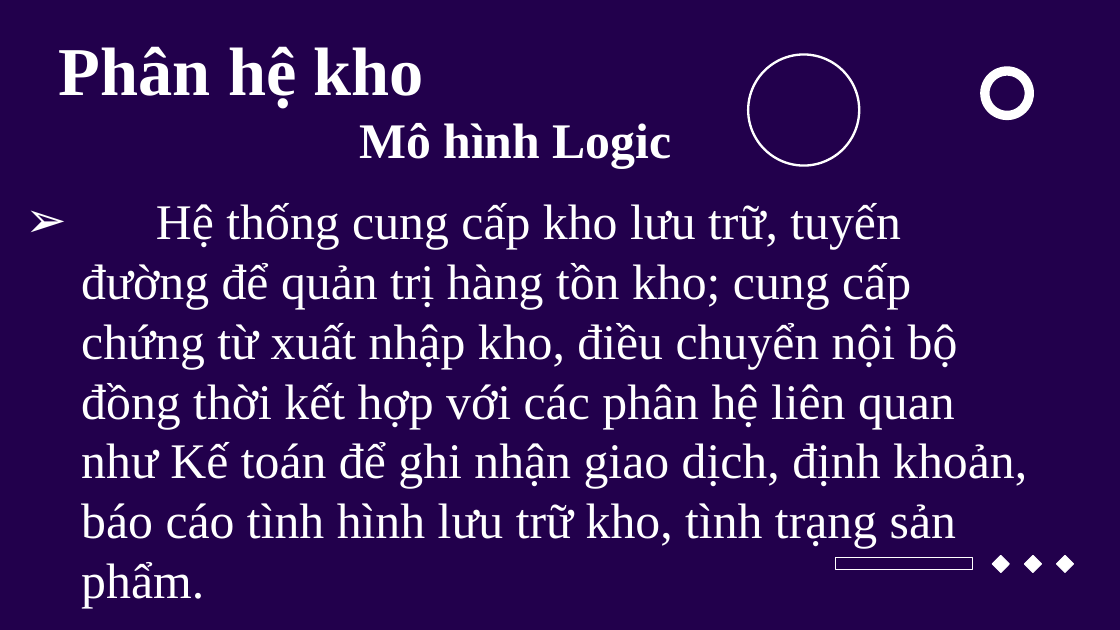
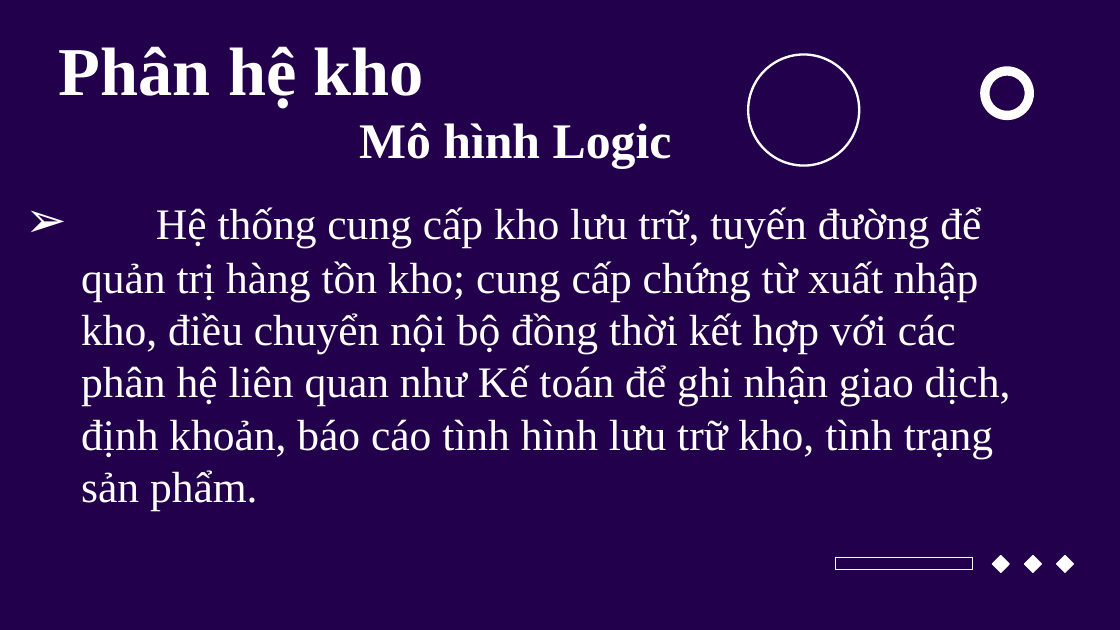
Before and after one commit to manhph81/ERP, a slide deck: slide 11 of 9_ERP đã chỉnh.pptx. Drawn at 1120x630 pixels with LibreOffice and Linux fonts; fonts in the diff are those of the drawing; background and template pictures are left out. Boxes give left, top, right and bottom in pixels: in the first picture for what was removed or moved away, otherwise in the second. Text is boxed around its words. In the diff, an @@ line names an element or a change of style, - is before the commit and + after.

```diff
--- a/9_ERP đã chỉnh.pptx
+++ b/9_ERP đã chỉnh.pptx
@@ subtitle "Hệ thống cung cấp kho ..." at (x1=81, y1=207, x2=1011, y2=511): size 32 to 28 pt @@
```
Also in this commit, not shown: 3 other slides changed, 1 slide added, 6 other files.
